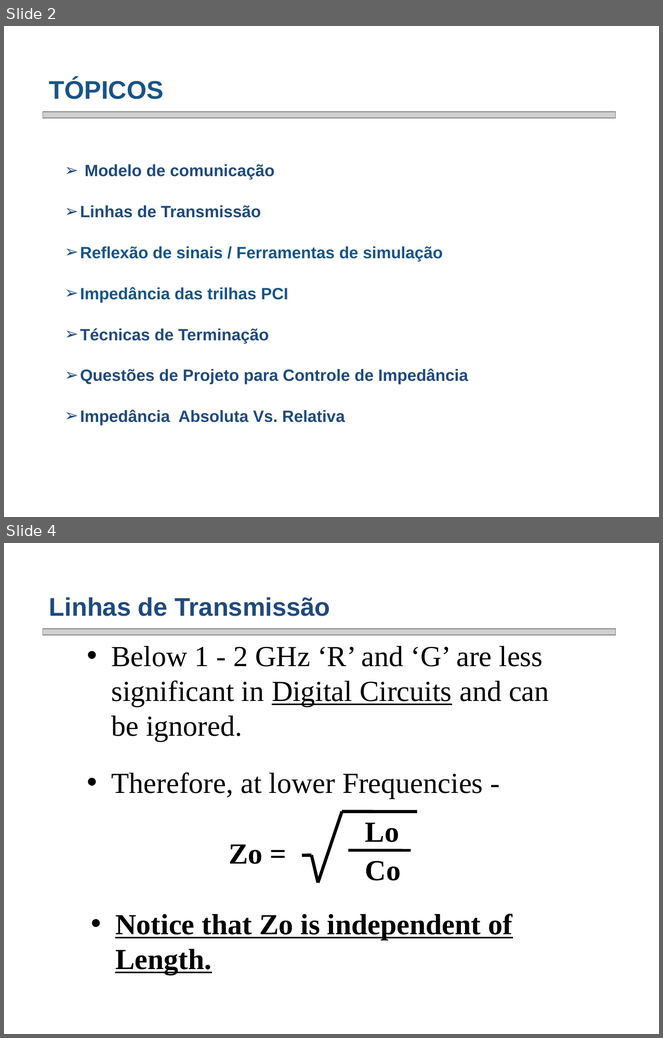
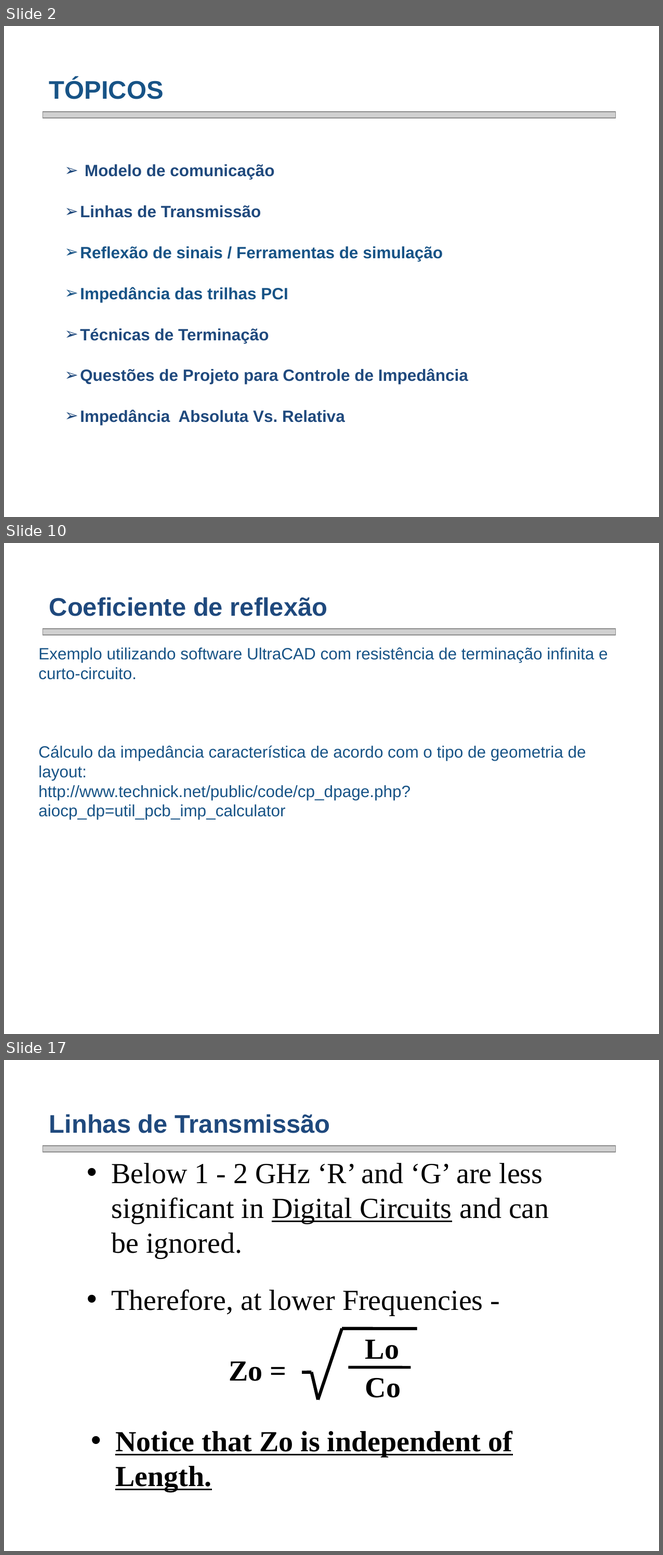
Before and after one commit to smarley2/PSE, a slide deck: Apresentação PSE/Transmission Lines PCB signal Integrity-draft.pptx. Shown one above the other, each under a label of ours: slides 2 and 4 before the commit, slides 2, 10 and 17 after it; the slides between them are not shown. The pictures are 663x1038 and 663x1555 pixels, drawn with LibreOffice and Linux fonts; fonts in the diff are those of the drawing; grey boxes stand for pictures; background and template pictures are left out. Boxes give left, top, right and bottom in pixels: in the first picture for what was removed or moved away, otherwise in the second. Text is boxed around its words. In the diff, an @@ line names an element or a change of style, - is before the commit and + after.

```diff
--- a/Apresentação PSE/Transmission Lines PCB signal Integrity-draft.pptx
+++ b/Apresentação PSE/Transmission Lines PCB signal Integrity-draft.pptx
@@ slide 10 added at (4,543,659,1034), background picture (left out) @@
@@ text added at (49,597,328,616), 28 pt, text #1F497D, bold @@
+Coeficiente de reflexão
@@ picture added at (42,629,616,636) @@
@@ text added at (38,648,608,820), 18 pt, text #175386 @@
+  Exemplo utilizando software UltraCAD com resistência de terminação infinita e curto-circuito.
+  Cálculo da impedância característica de acordo com o tipo de geometria de layout:
+  http://www.technick.net/public/code/cp_dpage.php?aiocp_dp=util_pcb_imp_calculator
@@ what was slide 4 is now slide 17 @@
```
Also in this commit, not shown: 13 other slides added, 1 slide removed, 1 other file.
